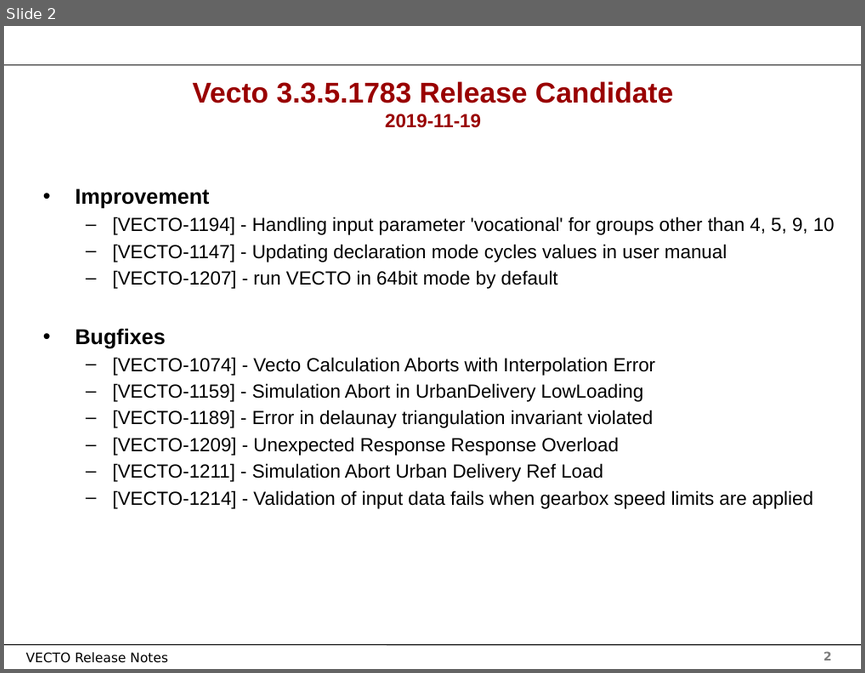
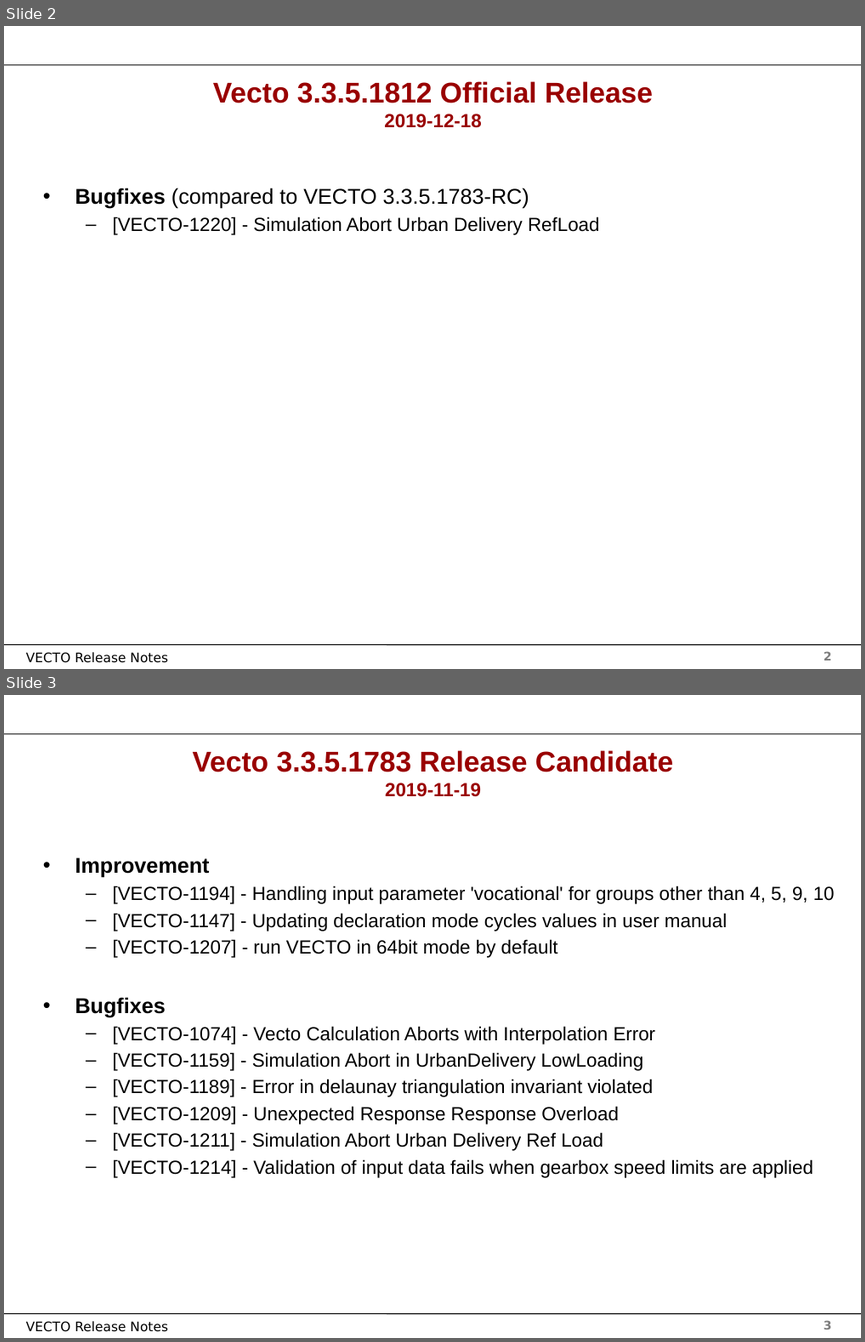
Before and after one commit to tanawadeatharva/BharatVECTO, a slide deck: Documentation/User Manual Source/Release Notes Vecto3.x.pptx. Shown one above the other, each under a label of ours: slide 2 before the commit, slides 2 and 3 after it. The pictures are 865x673 and 865x1342 pixels, drawn with LibreOffice and Linux fonts; fonts in the diff are those of the drawing; background and template pictures are left out. Boxes give left, top, right and bottom in pixels: in the first picture for what was removed or moved away, otherwise in the second. Text is boxed around its words. In the diff, an @@ line names an element or a change of style, - is before the commit and + after.

Commit message:
updating changelog, adding release report, adding release results, adding checkums, compile new release

```diff
--- a/Documentation/User Manual Source/Release Notes Vecto3.x.pptx
+++ b/Documentation/User Manual Source/Release Notes Vecto3.x.pptx
@@ slide 2 added at [4,26,861,669], background #FFFFFF; not listed: 4 template elements that a slide beside it also shows @@
@@ title added at [213,81,653,128], 24 pt, text #990000, bold @@
+Vecto 3.3.5.1812 Official Release
+2019-12-18
@@ text added at [75,188,599,235], 16 pt, text #000000 @@
+• Bugfixes (compared to VECTO 3.3.5.1783-RC)
+  – [VECTO-1220] - Simulation Abort Urban Delivery RefLoad
@@ what was slide 2 is now slide 3 @@
@@ page number at [823,1320,832,1329]: text changed @@
-2
+3
```
Also in this commit, not shown: 1 slide changed, 16 other files.
